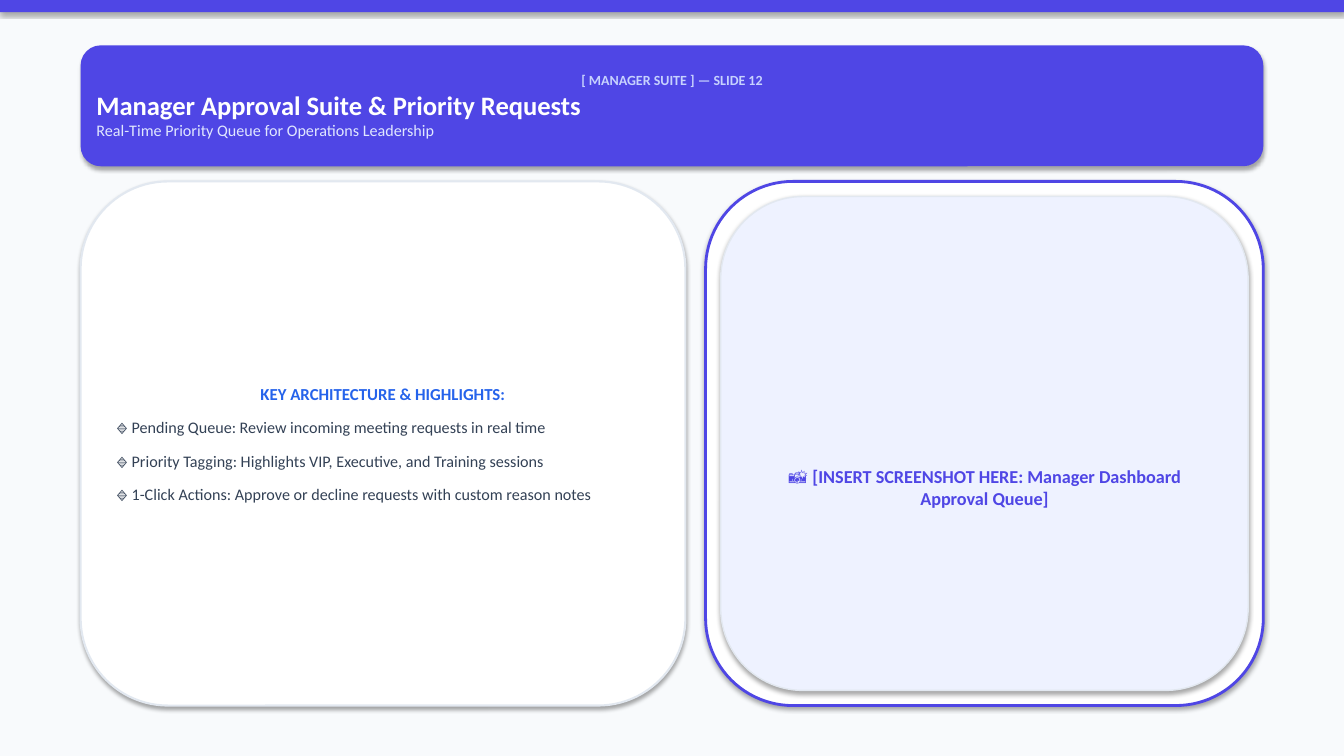
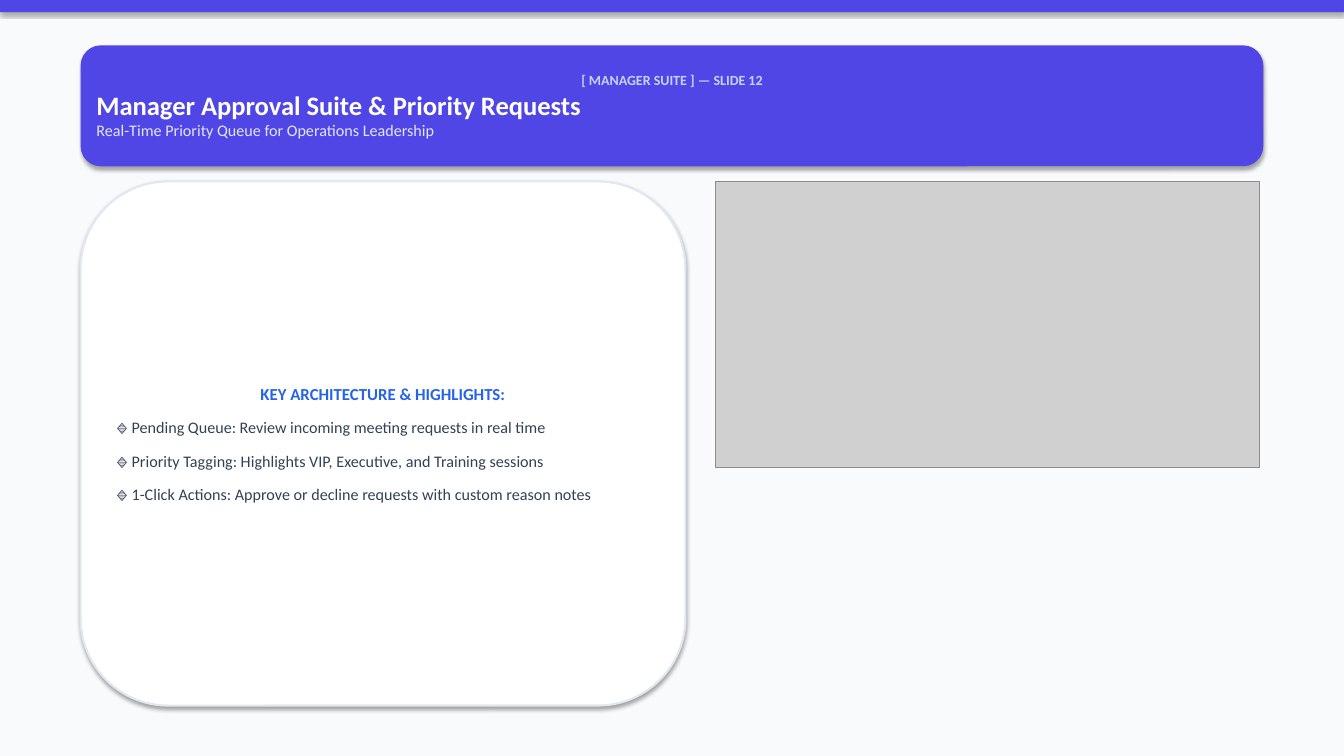
Before and after one commit to VishalMishraCSE/meeting-room-booking-system, a slide deck: slide 12 of document/PRESENTATION_DECK_SLIDES.pptx. Drawn at 1344x756 pixels with LibreOffice and Linux fonts; fonts in the diff are those of the drawing; grey boxes stand for pictures. Boxes give left, top, right and bottom in pixels: in the first picture for what was removed or moved away, otherwise in the second. Text is boxed around its words. In the diff, an @@ line names an element or a change of style, - is before the commit and + after.

Commit message:
feat: add Room History API endpoint and Room History Audit Log Modal on room cards across Employee, Manager, and Admin dashboards

```diff
--- a/document/PRESENTATION_DECK_SLIDES.pptx
+++ b/document/PRESENTATION_DECK_SLIDES.pptx
@@ rounded rectangle removed at (x1=706, y1=181, x2=1263, y2=706) @@
@@ picture added at (x1=716, y1=181, x2=1260, y2=468) @@
@@ rounded rectangle removed at (x1=721, y1=197, x2=1248, y2=691) @@
-📸 [INSERT SCREENSHOT HERE: Manager Dashboard Approval Queue]
```
Also in this commit, not shown: 17 other slides changed, 3 other files.
